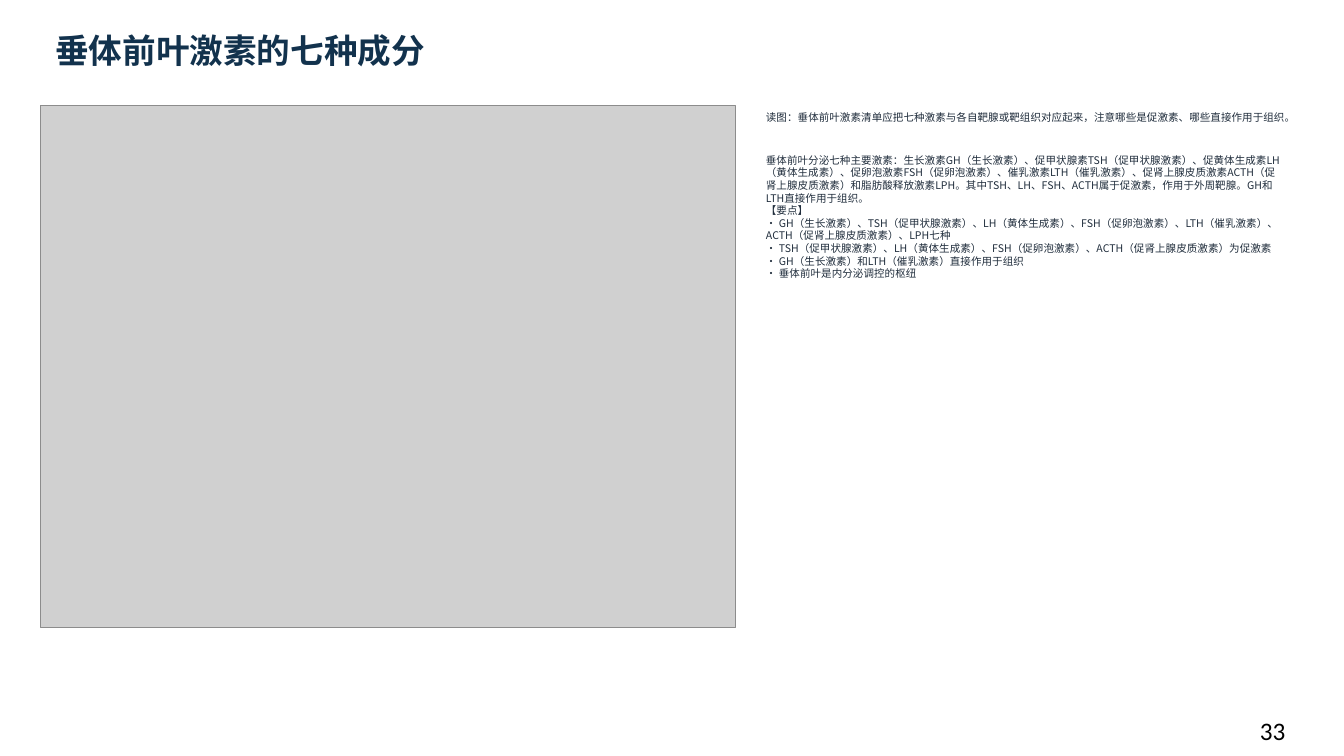
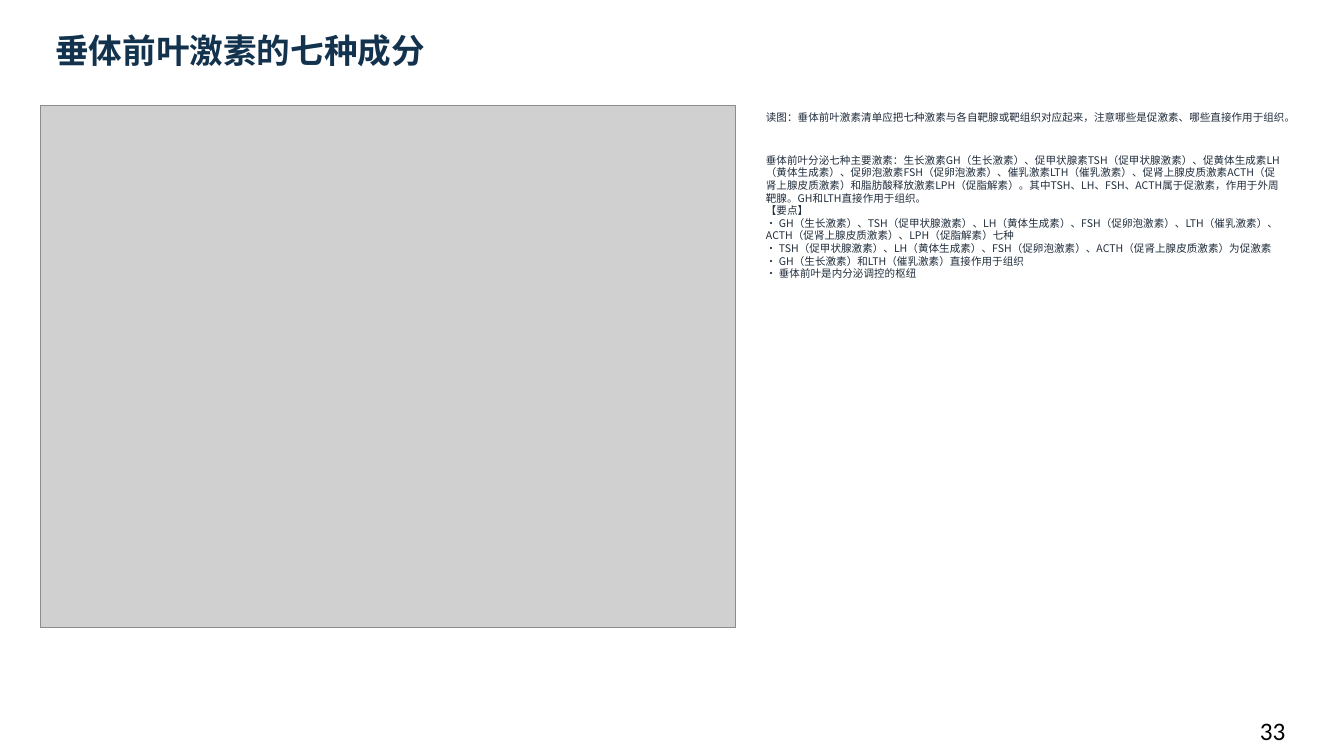
Before and after one commit to newkan-li/Biochemistry, a slide deck: slide 33 of downloads/bc14-ai-style.pptx. Drawn at 1344x756 pixels with LibreOffice and Linux fonts; fonts in the diff are those of the drawing; grey boxes stand for pictures. Boxes give left, top, right and bottom in pixels: in the first picture for what was removed or moved away, otherwise in the second. Text is boxed around its words. In the diff, an @@ line names an element or a change of style, - is before the commit and + after.

```diff
--- a/downloads/bc14-ai-style.pptx
+++ b/downloads/bc14-ai-style.pptx
@@ text at bbox=[766, 112, 1295, 278]: text changed @@
-读图：垂体前叶激素清单应把七种激素与各自靶腺或靶组织对应起来，注意哪些是促激素、哪些直接作用于组织。
-垂体前叶分泌七种主要激素：生长激素GH（生长激素）、促甲状腺素TSH（促甲状腺激素）、促黄体生成素LH（黄体生成素）、促卵泡激素FSH（促卵泡激素）、催乳激素LTH（催乳激素）、促肾上腺皮质激素ACTH（促肾上腺皮质激素）和脂肪酸释放激素LPH。其中TSH、LH、FSH、ACTH属于促激素，作用于外周靶腺。GH和LTH直接作用于组织。
-【要点】
-• GH（生长激素）、TSH（促甲状腺激素）、LH（黄体生成素）、FSH（促卵泡激素）、LTH（催乳激素）、ACTH（促肾上腺皮质激素）、LPH七种
-• TSH（促甲状腺激素）、LH（黄体生成素）、FSH（促卵泡激素）、ACTH（促肾上腺皮质激素）为促激素
-• GH（生长激素）和LTH（催乳激素）直接作用于组织
-• 垂体前叶是内分泌调控的枢纽
+读图：垂体前叶激素清单应把七种激素与各自靶腺或靶组织对应起来，注意哪些是促激素、哪些直接作用于组织。
+垂体前叶分泌七种主要激素：生长激素GH（生长激素）、促甲状腺素TSH（促甲状腺激素）、促黄体生成素LH（黄体生成素）、促卵泡激素FSH（促卵泡激素）、催乳激素LTH（催乳激素）、促肾上腺皮质激素ACTH（促肾上腺皮质激素）和脂肪酸释放激素LPH（促脂解素）。其中TSH、LH、FSH、ACTH属于促激素，作用于外周靶腺。GH和LTH直接作用于组织。
+【要点】
+• GH（生长激素）、TSH（促甲状腺激素）、LH（黄体生成素）、FSH（促卵泡激素）、LTH（催乳激素）、ACTH（促肾上腺皮质激素）、LPH（促脂解素）七种
+• TSH（促甲状腺激素）、LH（黄体生成素）、FSH（促卵泡激素）、ACTH（促肾上腺皮质激素）为促激素
+• GH（生长激素）和LTH（催乳激素）直接作用于组织
+• 垂体前叶是内分泌调控的枢纽
```
Also in this commit, not shown: 22 other slides changed, 5 other files.
